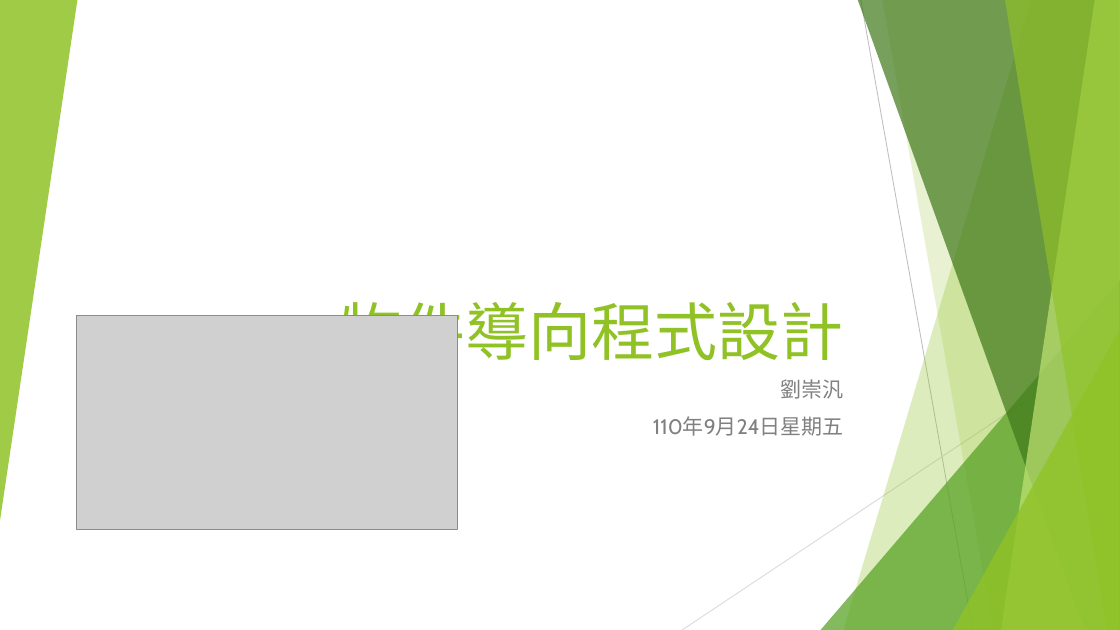
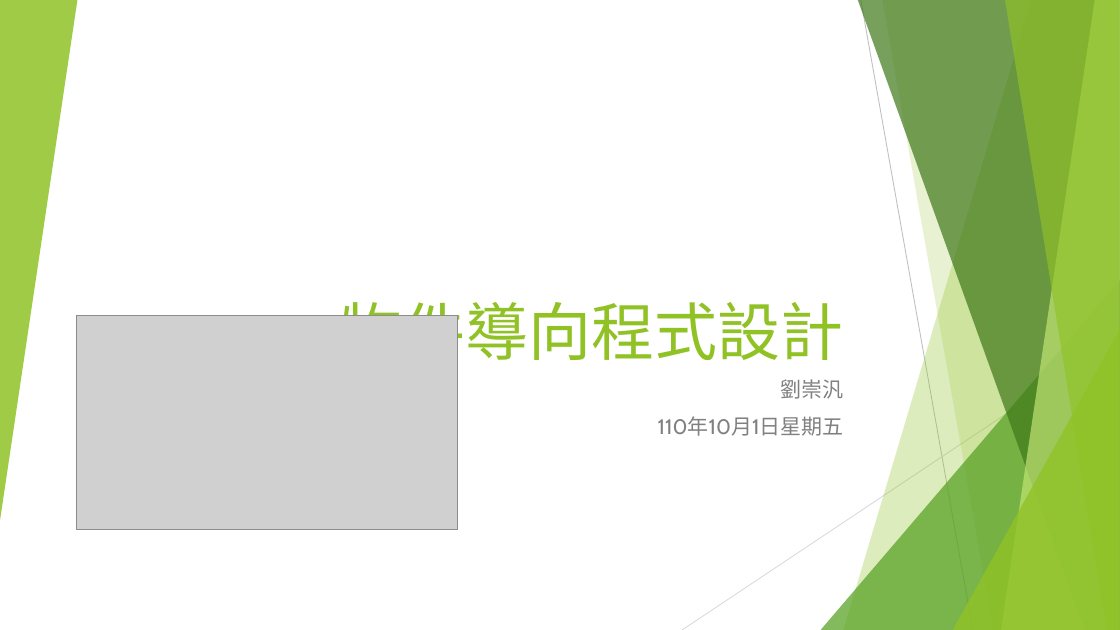
Before and after one commit to liulawsi/My_PPTs, a slide deck: slide 1 of LCC/Java/10_物件導向程式設計.pptx. Drawn at 1120x630 pixels with LibreOffice and Linux fonts; fonts in the diff are those of the drawing; grey boxes stand for pictures. Boxes give left, top, right and bottom in pixels: in the first picture for what was removed or moved away, otherwise in the second. Text is boxed around its words. In the diff, an @@ line names an element or a change of style, - is before the commit and + after.

```diff
--- a/LCC/Java/10_物件導向程式設計.pptx
+++ b/LCC/Java/10_物件導向程式設計.pptx
@@ subtitle at [658,416,844,436]: text changed @@
-110年9月24日星期五
+110年10月1日星期五
```
Also in this commit, not shown: 9 other slides changed, 13 slides added, 4 other files.
